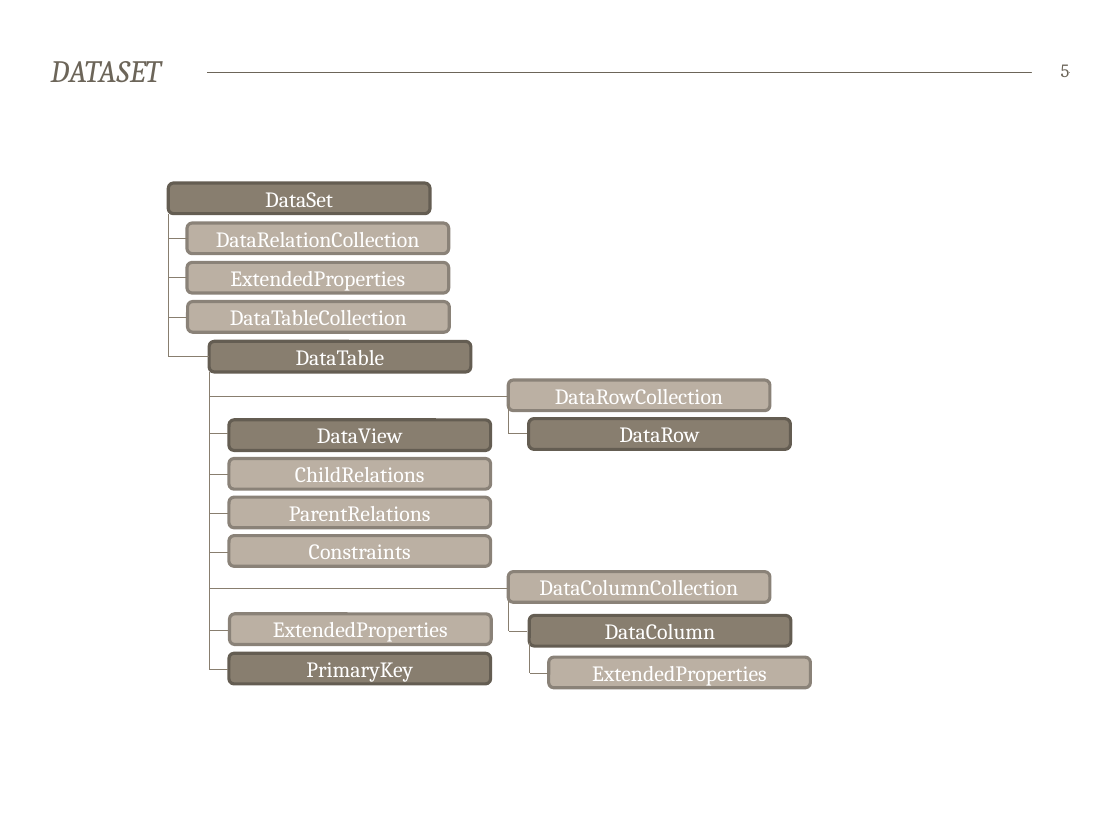
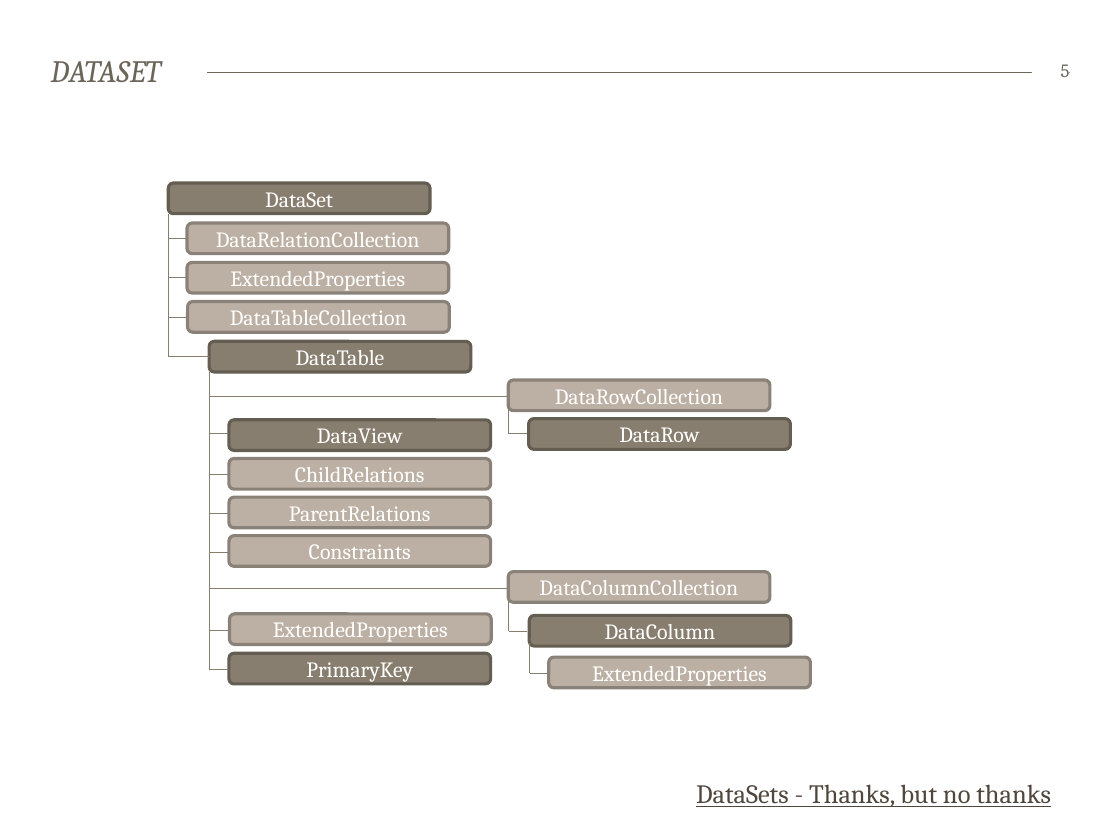
Before and after one commit to bekk/dotnetkurs, a slide deck: slide 5 of persistingData/persistingData.pptx. Drawn at 1120x840 pixels with LibreOffice and Linux fonts; fonts in the diff are those of the drawing. Boxes give left, top, right and bottom in pixels: in the first picture for what was removed or moved away, otherwise in the second. Text is boxed around its words. In the diff, an @@ line names an element or a change of style, - is before the commit and + after.

```diff
--- a/persistingData/persistingData.pptx
+++ b/persistingData/persistingData.pptx
@@ text added at bbox=[696, 784, 1051, 807], 17 pt, text #50463C, underline @@
+DataSets - Thanks, but no thanks
```
Also in this commit, not shown: 3 other slides changed, 4 slides added, 2 slides removed, 16 other files.
